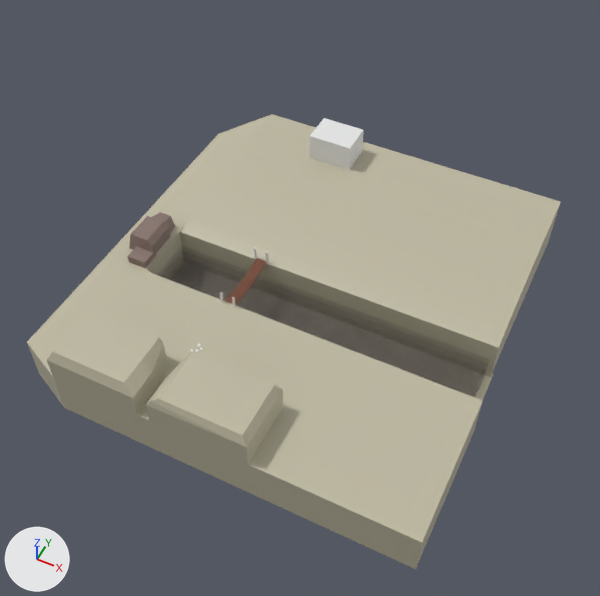
A saved change to the glTF model 3d_models/abism_model.glb.
One viewpoint serves both versions: a 50 mm camera at (148.0, -191.0, 303.0) aimed at (14.0, 78.0, -33.0). The axes (+X, +Y, +Z) are drawn at lower left. The lights are the same throughout. The older version comes first. Where no turn or scale is listed for an object, it has been applied to the vertices. Vertices at exactly the same position are counted once.

Script lines for the objects in view, before the commit:
```python
me_cube = bpy.data.meshes.new('Cube')
me_cube.from_pydata(...)  # 224 vertices, 336 faces; spans x -1.0..1.0, y -1.0..65.8, z -6.9..0.9
me_cube.materials.append(mat_material_003)  # brown #794832
me_cube_001 = bpy.data.meshes.new('Cube.001')
me_cube_001.from_pydata(...)  # 115 vertices, 222 faces; spans x -73.0..126.0, y -42.0..168.0, z -25.0..19.0
me_cube_001.materials.append(mat_material_002)  # light grey #bfb9a1
me_cube_002 = bpy.data.meshes.new('Cube.002')
me_cube_002.from_pydata(...)  # 54 vertices, 92 faces; spans x -1.08..1.43, y -2.69..2.41, z -1.0..1.58
me_cube_002.materials.append(mat_material_004)  # brown #87736d
me_cube_003 = bpy.data.meshes.new('Cube.003')
me_cube_003.from_pydata(...)  # a box spanning x -1.0..1.0, y -1.0..1.0, z -1.0..1.0
ob_cube = bpy.data.objects.new('Cube', me_cube_001)
ob_cube.location = (0.0, 0.6, 0.0)
ob_cube_001 = bpy.data.objects.new('Cube.001', me_cube_002)
ob_cube_001.location = (-57.2, 48.8, 5.0)
ob_cube_001.scale = (-6.39, -6.39, -6.39)
ob_cube_002 = bpy.data.objects.new('Cube.002', me_cube_003)
ob_cube_002.location = (0.0, 151.0, 14.4)
ob_cube_002.scale = (12.1, 9.17, 7.78)
ob_cube_003 = bpy.data.objects.new('Cube.003', me_cube)
ob_cube_003.location = (-1.3, 31.7, 0.1)
ob_cube_003.scale = (2.92, 0.511, 0.253)
# also in view: 'Cube.009' at (31.0, 50.0, -16.0)
```
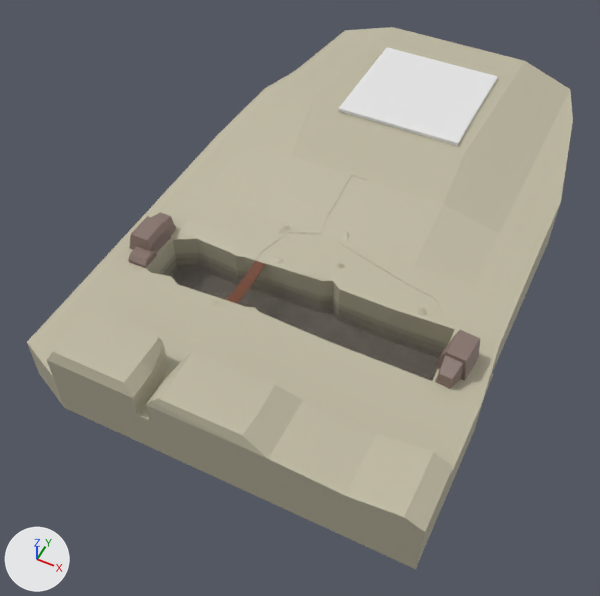
Pixel boxes [x1, y1, x2, y2] of what changed, in the pictures (600 x 596 px; the box of a moved part takes in the faces that stretch with it):
```json
{"object": "Cube", "change": "reshaped", "before": [27, 114, 561, 569], "after": [27, 27, 573, 569], "on screen": "19% taller"}
{"object": "Cube.003", "change": "reshaped, moved, rescaled", "before": [225, 258, 266, 305], "after": [338, 47, 498, 146], "on screen": "283% wider, 108% taller"}
{"object": "Cube.002", "change": "reshaped, moved, turned, rescaled, recoloured", "before": [309, 118, 364, 170], "after": [435, 330, 480, 389]}
{"object": "bridge", "change": "now drawn", "after": [226, 261, 266, 304], "on screen": "brown"}
{"part": 1, "of": "me_cube_001", "change": "built on", "before": [151, 114, 561, 464], "after": [148, 27, 573, 545]}
{"part": 2, "of": "me_cube", "change": "moved or reshaped", "before": [225, 258, 266, 305], "after": [226, 261, 266, 304]}
```

Edits to the scene script, one JSON object a line:
```json
{"block": "me_cube_001", "where": "# used by ob_cube; location = (0.0, 0.6, 0.0)"}
{"op": "remove", "block": "me_cube_001", "code": "me_cube_001.from_pydata(...)  # 115 vertices, 222 faces; spans x -73.0..126.0, y -42.0..168.0, z -25.0..19.0"}
{"op": "add", "block": "me_cube_001", "code": "me_cube_001.from_pydata(...)  # 330 vertices, 655 faces; spans x -73.0..126.0, y -42.0..282.0, z -25.0..19.0"}
{"block": "me_cube_001", "change": "me_cube_001 part 1: 2 vertices moved from x 47.0..50.0, y -42.0..-26.0, z 14.0..18.0 to x 48.0..60.0, y -42.0..-26.0, z 13.0..18.0; 8 vertices removed from x -50.0..123.0, y -42.0..168.0, z -23.0..14.0; 223 vertices added at x -73.0..126.0, y -42.0..282.0, z -23.0..17.0"}
{"block": "me_cube_003", "where": "# used by ob_cube_002; location = (0.0, 151.0, 14.4); scale = (12.1, 9.17, 7.78)"}
{"op": "remove", "block": "me_cube_003", "code": "me_cube_003.from_pydata(...)  # 8 vertices, 12 faces; spans x -1.0..1.0, y -1.0..1.0, z -1.0..1.0"}
{"op": "add", "block": "me_cube_003", "code": "me_cube_003.from_pydata(...)  # 31 vertices, 54 faces; spans x -1.08..1.43, y -2.68..2.41, z -0.99..1.58"}
{"block": "me_cube_003", "change": "me_cube_003 part 3: the whole mesh is rebuilt"}
{"op": "add", "block": "me_cube_003", "code": "me_cube_003.materials.append(mat_material_004)  # brown #87736d"}
{"op": "add", "block": "me_cube_013", "code": ["me_cube_013 = bpy.data.meshes.new('Cube.013')", "me_cube_013.from_pydata(...)  # a box spanning x -1.0..1.0, y -1.0..1.0, z -1.0..1.0"]}
{"op": "set", "path": "ob_cube_002.location", "old": "(0.0, 151.0, 14.4)", "new": "(108.7, 48.8, 1.9)"}
{"op": "set", "path": "ob_cube_002.rotation_euler", "old": "(0.0, 0.0, 0.0)", "new": "(0.0, 0.0, 3.053)", "note": "degrees (0, 0, 0) -> degrees (0, 0, 175)"}
{"op": "set", "path": "ob_cube_002.scale", "old": "(12.1, 9.17, 7.78)", "new": "(-6.39, -6.39, -11.8)"}
{"op": "set", "path": "ob_cube_003", "old": "bpy.data.objects.new('Cube.003', me_cube)", "new": "bpy.data.objects.new('Cube.003', me_cube_013)"}
{"op": "set", "path": "ob_cube_003.location", "old": "(-1.3, 31.7, 0.1)", "new": "(25.3, 212.6, 17.8)"}
{"op": "set", "path": "ob_cube_003.scale", "old": "(2.92, 0.511, 0.253)", "new": "(36.0, 36.0, 1.0)"}
```
